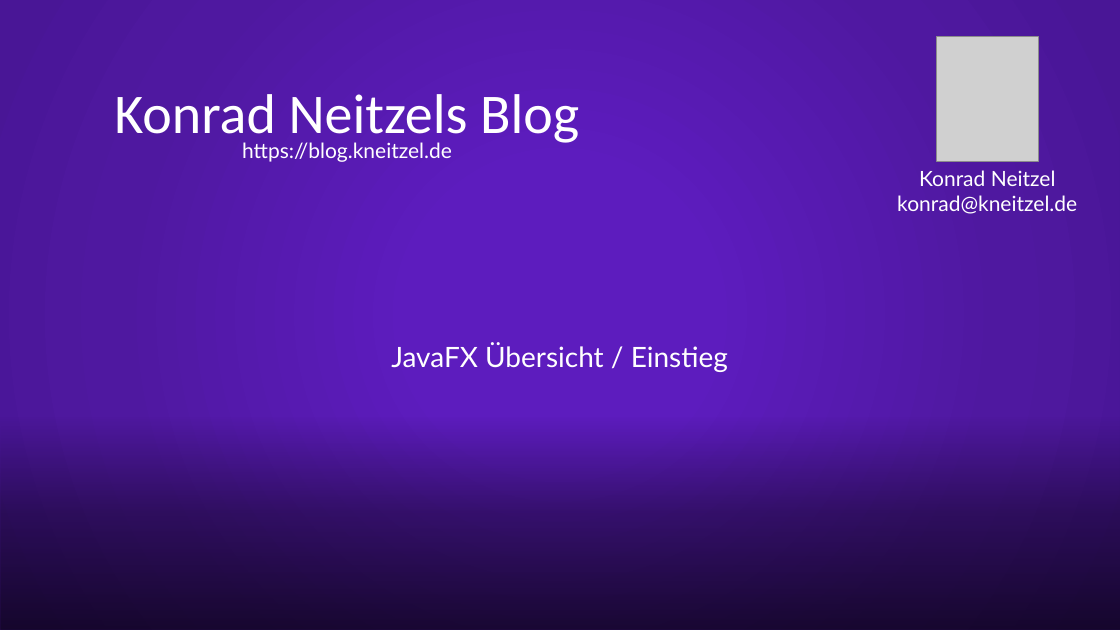
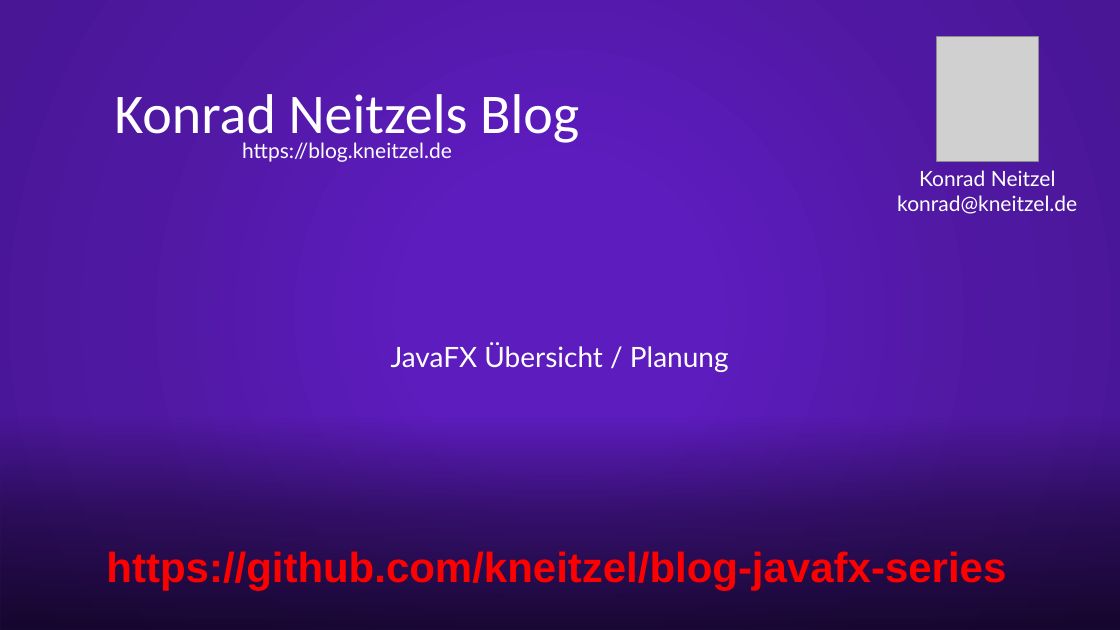
Before and after one commit to kneitzel/blog-javafx-series, a slide deck: slide 1 of Documentation/YouTube/JavaFX 01 Start-Präsentation.pptx. Drawn at 1120x630 pixels with LibreOffice and Linux fonts; fonts in the diff are those of the drawing; grey boxes stand for pictures. Boxes give left, top, right and bottom in pixels: in the first picture for what was removed or moved away, otherwise in the second. Text is boxed around its words. In the diff, an @@ line names an element or a change of style, - is before the commit and + after.

```diff
--- a/Documentation/YouTube/JavaFX 01 Start-Präsentation.pptx
+++ b/Documentation/YouTube/JavaFX 01 Start-Präsentation.pptx
@@ subtitle at (391,343,729,372): text changed @@
-JavaFX Übersicht / Einstieg
+JavaFX Übersicht / Planung
@@ text added at (106,551,1006,590), 36 pt, text #FF0000, bold @@
+https://github.com/kneitzel/blog-javafx-series
```
Also in this commit, not shown: 1 other slide changed, 2 other files.
